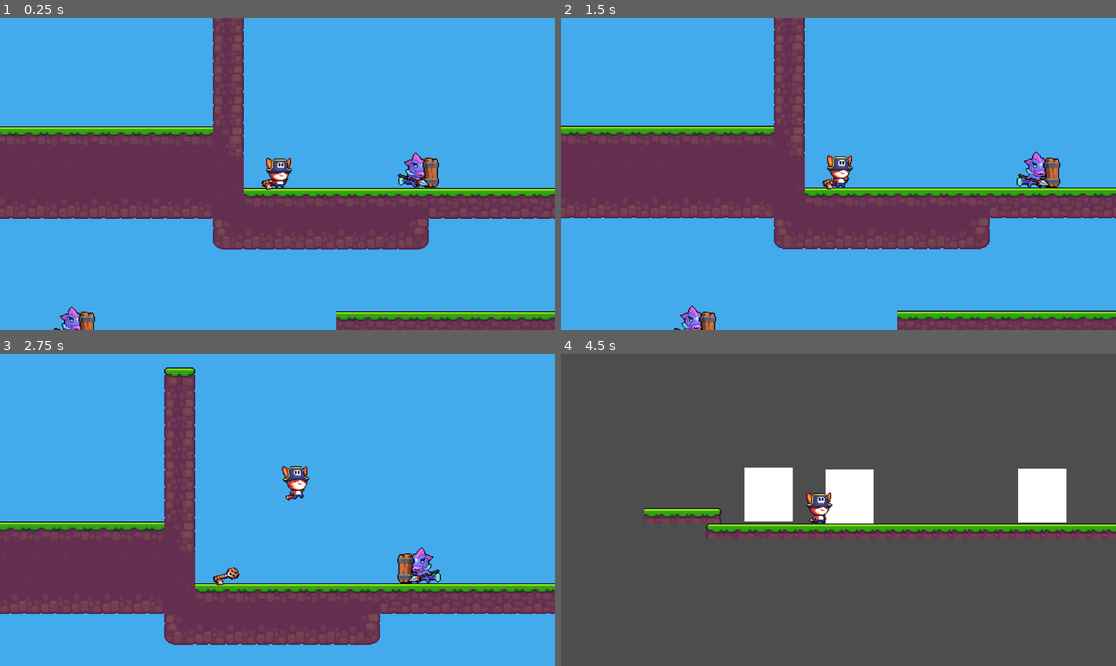
Above: before the commit, frames 1-4 (two rows, left to right).
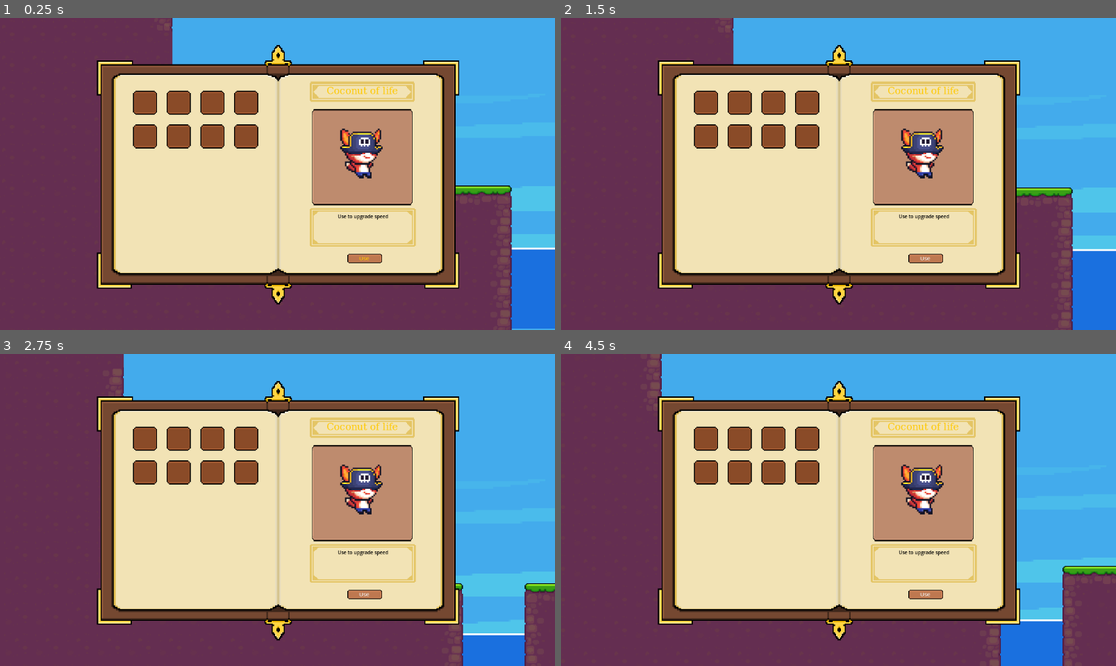
Above: after the commit, the same moments.

Repository: LieuNhuBaoHuy/game-platform
Game: Godot game, scene res://Scene/Maps/khanh.tscn
Two runs of this game, one before a commit and one after it. Both use one fixed random seed, a clock stepped at 60 frames per second and the inputs below. This scene is started directly instead of the project's main scene.
Inputs (mouse positions are in pixels of both pictures, inside the frame that each line leads up to):
- Up to frame 1 (0.25 s): no input
- Up to frame 2 (1.5 s): click (705, 102) at 0.52 s; click (927, 258) at 1.25 s, where only the run after the commit has a clickable "Use"
- Up to frame 3 (2.75 s): tap Enter (ui_accept) at 2 s; hold D (move_right) from 2.03 s (still down); tap Space (jump) at 2.1, 2.27, 2.57 s
- Up to frame 4 (4.5 s): tap X (CloseBag) at 2.85 s; tap Space (jump) at 3.02, 3.05, 3.32, 3.8 s; release D (move_right) at 3.53 s; hold A (move_left) 3.53-4.28 s; hold O (OpenBag) 3.53-4.28 s; hold D (move_right) from 4.28 s (still down); tap J (interact) at 4.35 s

The runs differ from the first frame. In frame 1, 77% of the frame differs, in the area x 0-100%, y 0-100%; in frame 2, 77%; in frame 3, 71%; in frame 4, 100%.

Commit message:
thêm sfx và sound

Diff:
--- a/foxy_adventure/Scene/Maps/khanh.tscn
+++ b/foxy_adventure/Scene/Maps/khanh.tscn
@@ -1,6 +1,7 @@
-[gd_scene load_steps=14 format=4 uid="uid://qs83wwuuvevi"]
+[gd_scene load_steps=30 format=4 uid="uid://qs83wwuuvevi"]
 
 [ext_resource type="TileSet" uid="uid://c2m21y0kpjiid" path="res://Assets/island/tilteset.tres" id="1_cia1c"]
+[ext_resource type="Script" uid="uid://b60x00502l180" path="res://Scripts/Music/MusicScene.gd" id="1_n4u31"]
 [ext_resource type="PackedScene" uid="uid://omun3nby1qdl" path="res://Scene/Player/Player.tscn" id="2_n7bu6"]
 [ext_resource type="PackedScene" uid="uid://bg68t06uajlbx" path="res://Scene/Door.tscn" id="3_un01h"]
 [ext_resource type="Texture2D" uid="uid://dcrnqve71d36p" path="res://Assets/island/background/additional_sky.png" id="4_v10cp"]
@@ -12,11 +13,46 @@
 [ext_resource type="PackedScene" uid="uid://wgnfgc6xgdhs" path="res://Scene/Objects/Treasure.tscn" id="10_qs7g1"]
 [ext_resource type="PackedScene" uid="uid://bdqtqtsmjqjto" path="res://Scene/Enemy/Enemy.tscn" id="11_5yrhn"]
 [ext_resource type="PackedScene" uid="uid://bpgi87bus7grr" path="res://Scene/Objects/Key.tscn" id="12_1lkds"]
+[ext_resource type="PackedScene" uid="uid://hd35mbga866d" path="res://Scene/Sound/SFX.tscn" id="13_fsxuk"]
+[ext_resource type="PackedScene" uid="uid://dla01b042144" path="res://Scene/Sound/MusicManager.tscn" id="15_4m4jl"]
+[ext_resource type="PackedScene" uid="uid://c2muns85ie6fd" path="res://Scene/UI/InventoryPanel.tscn" id="16_kk54w"]
+[ext_resource type="Texture2D" uid="uid://b1kigincwb48u" path="res://Assets/Inventory/Book_2.png" id="17_ijrmf"]
+[ext_resource type="PackedScene" uid="uid://cjc83s4kc5au0" path="res://Scene/UI/InventorySlot.tscn" id="18_gcx04"]
+[ext_resource type="Texture2D" uid="uid://dewm8koev7sdq" path="res://Assets/Inventory/Frame1.png" id="19_kwhrt"]
+[ext_resource type="Texture2D" uid="uid://cw114pju0kuli" path="res://Assets/Inventory/Frame2.png" id="20_3b3b4"]
+[ext_resource type="Texture2D" uid="uid://6gko14qsmmw4" path="res://Assets/fox_hat/fox_fall_1.png" id="21_uxjv8"]
+[ext_resource type="Texture2D" uid="uid://drhnrad6nwhjs" path="res://Assets/Inventory/Frame3.png" id="22_6vnco"]
+[ext_resource type="Texture2D" uid="uid://c0kdjp8vyj6du" path="res://Assets/Inventory/Button1.png" id="23_74u7n"]
 
 [sub_resource type="RectangleShape2D" id="RectangleShape2D_61nh2"]
 size = Vector2(215, 92)
 
+[sub_resource type="FontFile" id="FontFile_ta3nl"]
+subpixel_positioning = 0
+msdf_pixel_range = 14
+msdf_size = 128
+cache/0/16/0/ascent = 0.0
+cache/0/16/0/descent = 0.0
+cache/0/16/0/underline_position = 0.0
+cache/0/16/0/underline_thickness = 0.0
+cache/0/16/0/scale = 1.0
+cache/0/20/0/ascent = 0.0
+cache/0/20/0/descent = 0.0
+cache/0/20/0/underline_position = 0.0
+cache/0/20/0/underline_thickness = 0.0
+cache/0/20/0/scale = 1.0
+
+[sub_resource type="StyleBoxEmpty" id="StyleBoxEmpty_ls18l"]
+
+[sub_resource type="StyleBoxEmpty" id="StyleBoxEmpty_02223"]
+
+[sub_resource type="StyleBoxEmpty" id="StyleBoxEmpty_mkvmy"]
+
+[sub_resource type="StyleBoxEmpty" id="StyleBoxEmpty_rgcgx"]
+
 [node name="Khanh" type="Node2D"]
+script = ExtResource("1_n4u31")
+bg_music = "uid://0cu2yfdmugja"
 
 [node name="ParallaxBackground2" type="ParallaxBackground" parent="."]
 offset = Vector2(-500, 0)
@@ -42,6 +78,19 @@
 scale = Vector2(23.969, 5.596)
 texture = ExtResource("6_61nh2")
 
+[node name="ParallaxBackground4" type="ParallaxBackground" parent="."]
+offset = Vector2(400, -200)
+transform = Transform2D(1, 0, 0, 1, 400, -200)
+
+[node name="ParallaxLayer" type="ParallaxLayer" parent="ParallaxBackground4"]
+motion_scale = Vector2(0.001, 0.8)
+motion_mirroring = Vector2(767, 0)
+
+[node name="Sky" type="Sprite2D" parent="ParallaxBackground4/ParallaxLayer"]
+position = Vector2(417, -11)
+scale = Vector2(26.15, 20.53)
+texture = ExtResource("4_v10cp")
+
 [node name="ParallaxBackground3" type="ParallaxBackground" parent="."]
 offset = Vector2(0, -200)
 transform = Transform2D(1, 0, 0, 1, 0, -200)
@@ -61,18 +110,29 @@
 texture = ExtResource("5_niiwe")
 centered = false
 
-[node name="ParallaxBackground4" type="ParallaxBackground" parent="."]
-offset = Vector2(400, -200)
-transform = Transform2D(1, 0, 0, 1, 400, -200)
-
-[node name="ParallaxLayer" type="ParallaxLayer" parent="ParallaxBackground4"]
-motion_scale = Vector2(0.001, 0.8)
-motion_mirroring = Vector2(767, 0)
-
-[node name="Sky" type="Sprite2D" parent="ParallaxBackground4/ParallaxLayer"]
-position = Vector2(417, -11)
-scale = Vector2(26.15, 20.53)
-texture = ExtResource("4_v10cp")
+[node name="ParallaxBackground5" type="ParallaxBackground" parent="."]
+offset = Vector2(500, 0)
+transform = Transform2D(1, 0, 0, 1, 500, 0)
+
+[node name="ParallaxLayer" type="ParallaxLayer" parent="ParallaxBackground5"]
+motion_scale = Vector2(0.001, 0.8)
+motion_mirroring = Vector2(767, 0)
+
+[node name="Sky" type="Sprite2D" parent="ParallaxBackground5/ParallaxLayer"]
+position = Vector2(417, -11)
+scale = Vector2(26.15, 20.53)
+texture = ExtResource("4_v10cp")
+
+[node name="Sea" type="Sprite2D" parent="ParallaxBackground5/ParallaxLayer"]
+position = Vector2(0, 57)
+scale = Vector2(2, 2)
+texture = ExtResource("5_niiwe")
+centered = false
+
+[node name="Water" type="Sprite2D" parent="ParallaxBackground5/ParallaxLayer"]
+position = Vector2(384.5, 404.5)
+scale = Vector2(23.969, 5.596)
+texture = ExtResource("6_61nh2")
 
 [node name="ParallaxBackground" type="ParallaxBackground" parent="."]
 
@@ -96,30 +156,6 @@
 scale = Vector2(23.969, 5.596)
 texture = ExtResource("6_61nh2")
 
-[node name="ParallaxBackground5" type="ParallaxBackground" parent="."]
-offset = Vector2(500, 0)
-transform = Transform2D(1, 0, 0, 1, 500, 0)
-
-[node name="ParallaxLayer" type="ParallaxLayer" parent="ParallaxBackground5"]
-motion_scale = Vector2(0.001, 0.8)
-motion_mirroring = Vector2(767, 0)
-
-[node name="Sky" type="Sprite2D" parent="ParallaxBackground5/ParallaxLayer"]
-position = Vector2(417, -11)
-scale = Vector2(26.15, 20.53)
-texture = ExtResource("4_v10cp")
-
-[node name="Sea" type="Sprite2D" parent="ParallaxBackground5/ParallaxLayer"]
-position = Vector2(0, 57)
-scale = Vector2(2, 2)
-texture = ExtResource("5_niiwe")
-centered = false
-
-[node name="Water" type="Sprite2D" parent="ParallaxBackground5/ParallaxLayer"]
-position = Vector2(384.5, 404.5)
-scale = Vector2(23.969, 5.596)
-texture = ExtResource("6_61nh2")
-
 [node name="TileMapLayer" type="TileMapLayer" parent="."]
 position = Vector2(47, 2)
 tile_map_data = PackedByteArray("AAD///7/AAACAAEAAAD/////AAACAAEAAAD//wAAAAABAAEAAAD//wEAAAABAAEAAAD//wUAAAABAAEAAAD//w …(16816 unchanged characters)…
@@ -146,7 +182,7 @@
 shape = SubResource("RectangleShape2D_61nh2")
 
 [node name="Player" parent="." instance=ExtResource("2_n7bu6")]
-position = Vector2(589, -293)
+position = Vector2(343, 163)
 
 [node name="Door" parent="." instance=ExtResource("3_un01h")]
 position = Vector2(23, -30)
@@ -156,9 +192,11 @@
 
 [node name="Enemy" parent="." instance=ExtResource("11_5yrhn")]
 position = Vector2(357, -59)
+move_distance = 30.0
 
 [node name="Enemy2" parent="." instance=ExtResource("11_5yrhn")]
 position = Vector2(733, -188)
+move_distance = 200.0
 
 [node name="Enemy4" parent="." instance=ExtResource("11_5yrhn")]
 position = Vector2(634, -383)
@@ -189,3 +227,171 @@
 
 [node name="Key" parent="." instance=ExtResource("12_1lkds")]
 position = Vector2(400, -295)
+
+[node name="sfx" parent="." instance=ExtResource("13_fsxuk")]
+
+[node name="MusicManager" parent="." instance=ExtResource("15_4m4jl")]
+
+[node name="InventoryPanel" parent="." instance=ExtResource("16_kk54w")]
+
+[node name="UI_Panel2" type="Control" parent="InventoryPanel"]
+layout_mode = 3
+anchors_preset = 15
+anchor_right = 1.0
+anchor_bottom = 1.0
+grow_horizontal = 2
+grow_vertical = 2
+
+[node name="TextureRect" type="TextureRect" parent="InventoryPanel/UI_Panel2"]
+layout_mode = 1
+anchors_preset = 8
+anchor_left = 0.5
+anchor_top = 0.5
+anchor_right = 0.5
+anchor_bottom = 0.5
+offset_left = -400.0
+offset_top = -300.0
+offset_right = 400.0
+offset_bottom = 300.0
+grow_horizontal = 2
+grow_vertical = 2
+texture = ExtResource("17_ijrmf")
+
+[node name="Control" parent="InventoryPanel/UI_Panel2/TextureRect" instance=ExtResource("18_gcx04")]
+layout_mode = 1
+offset_left = -284.0
+offset_top = -157.0
+offset_right = -284.0
+offset_bottom = -157.0
+
+[node name="Control2" parent="InventoryPanel/UI_Panel2/TextureRect" instance=ExtResource("18_gcx04")]
+layout_mode = 1
+offset_left = -214.0
+offset_top = -157.0
+offset_right = -214.0
+offset_bottom = -157.0
+
+[node name="Control3" parent="InventoryPanel/UI_Panel2/TextureRect" instance=ExtResource("18_gcx04")]
+layout_mode = 1
+offset_left = -144.0
+offset_top = -157.0
+offset_right = -144.0
+offset_bottom = -157.0
+
+[node name="Control4" parent="InventoryPanel/UI_Panel2/TextureRect" instance=ExtResource("18_gcx04")]
+layout_mode = 1
+offset_left = -74.0
+offset_top = -157.0
+offset_right = -74.0
+offset_bottom = -157.0
+
+[node name="Control5" parent="InventoryPanel/UI_Panel2/TextureRect" instance=ExtResource("18_gcx04")]
+layout_mode = 1
+offset_left = -74.0
+offset_top = -87.0
+offset_right = -74.0
+offset_bottom = -87.0
+
+[node name="Control6" parent="InventoryPanel/UI_Panel2/TextureRect" instance=ExtResource("18_gcx04")]
+layout_mode = 1
+offset_left = -144.0
+offset_top = -87.0
+offset_right = -144.0
+offset_bottom = -87.0
+
+[node name="Control7" parent="InventoryPanel/UI_Panel2/TextureRect" instance=ExtResource("18_gcx04")]
+layout_mode = 1
+offset_left = -214.0
+offset_top = -87.0
+offset_right = -214.0
+offset_bottom = -87.0
+
+[node name="Control8" parent="InventoryPanel/UI_Panel2/TextureRect" instance=ExtResource("18_gcx04")]
+layout_mode = 1
+offset_left = -284.0
+offset_top = -87.0
+offset_right = -284.0
+offset_bottom = -87.0
+
+[node name="FrameText" type="TextureRect" parent="InventoryPanel/UI_Panel2/TextureRect"]
+layout_mode = 0
+offset_left = 467.0
+offset_top = 95.0
+offset_right = 685.0
+offset_bottom = 166.0
+texture = ExtResource("19_kwhrt")
+
+[node name="NameObject" type="Label" parent="InventoryPanel/UI_Panel2/TextureRect/FrameText"]
+layout_mode = 0
+offset_left = 9.0
+offset_top = 20.0
+offset_right = 209.0
+offset_bottom = 48.0
+theme_override_colors/font_color = Color(1, 0.788235, 0.00392157, 1)
+theme_override_fonts/font = SubResource("FontFile_ta3nl")
+theme_override_font_sizes/font_size = 20
+text = "Coconut of life"
+horizontal_alignment = 1
+vertical_alignment = 1
+
+[node name="ObjectAvaFrame" type="TextureRect" parent="InventoryPanel/UI_Panel2/TextureRect"]
+layout_mode = 0
+offset_left = 472.0
+offset_top = 165.0
+offset_right = 680.0
+offset_bottom = 365.0
+texture = ExtResource("20_3b3b4")
+
+[node name="TextureRect" type="TextureRect" parent="InventoryPanel/UI_Panel2/TextureRect/ObjectAvaFrame"]
+layout_mode = 1
+anchors_preset = 15
+anchor_right = 1.0
+anchor_bottom = 1.0
+grow_horizontal = 2
+grow_vertical = 2
+texture = ExtResource("21_uxjv8")
+
+[node name="DescriptionFrame" type="TextureRect" parent="InventoryPanel/UI_Panel2/TextureRect"]
+layout_mode = 0
+offset_left = 467.0
+offset_top = 371.0
+offset_right = 687.0
+offset_bottom = 451.0
+texture = ExtResource("22_6vnco")
+
+[node name="Label" type="Label" parent="InventoryPanel/UI_Panel2/TextureRect/DescriptionFrame"]
+layout_mode = 1
+anchors_preset = 8
+anchor_left = 0.5
+anchor_top = 0.5
+anchor_right = 0.5
+anchor_bottom = 0.5
+offset_left = -89.0
+offset_top = -30.0
+offset_right = 91.0
+offset_bottom = 30.0
+grow_horizontal = 2
+grow_vertical = 2
+theme_override_colors/font_color = Color(0, 0, 0, 1)
+theme_override_font_sizes/font_size = 10
+text = "Use to upgrade speed"
+horizontal_alignment = 1
+
+[node name="UseButton" type="Button" parent="InventoryPanel/UI_Panel2/TextureRect"]
+layout_mode = 0
+offset_left = 545.0
+offset_top = 466.0
+offset_right = 593.0
+offset_bottom = 482.0
+scale = Vector2(1.5, 1.2)
+theme_override_colors/font_color = Color(1, 0.788235, 0.00392157, 1)
+theme_override_font_sizes/font_size = 8
+theme_override_styles/focus = SubResource("StyleBoxEmpty_ls18l")
+theme_override_styles/hover = SubResource("StyleBoxEmpty_02223")
+theme_override_styles/pressed = SubResource("StyleBoxEmpty_mkvmy")
+theme_override_styles/normal = SubResource("StyleBoxEmpty_rgcgx")
+text = "Use"
+icon = ExtResource("23_74u7n")
+icon_alignment = 1
+
+[editable path="InventoryPanel/UI_Panel2/TextureRect/Control"]
--- /dev/null
+++ b/foxy_adventure/Scene/Sound/MusicManager.tscn
@@ -0,0 +1,8 @@
+[gd_scene load_steps=2 format=3 uid="uid://dla01b042144"]
+
+[ext_resource type="Script" uid="uid://b7ogms3n1lnn3" path="res://Scripts/Music/music.gd" id="1_sd4ue"]
+
+[node name="MusicManager" type="Node2D"]
+script = ExtResource("1_sd4ue")
+
+[node name="AudioStreamPlayer" type="AudioStreamPlayer" parent="."]
--- /dev/null
+++ b/foxy_adventure/Scene/Sound/SFX.tscn
@@ -0,0 +1,6 @@
+[gd_scene load_steps=0 format=3 uid="uid://hd35mbga866d"]
+
+[ext_resource type="Script" uid="uid://c6msnl33kr46k" path="res://Scripts/Music/SFX.gd" id="1_1vkp0"]
+
+[node name="Node" type="Node" unique_id=253295282]
+script = ExtResource("1_1vkp0")
--- /dev/null
+++ b/foxy_adventure/Scripts/Music/MusicScene.gd
@@ -0,0 +1,6 @@
+extends Node2D
+
+@export_file("*.ogg") var bg_music : String
+
+func _ready():
+	MusicManager.play_music(bg_music)
--- a/foxy_adventure/Scripts/sfx/SFX.gd
+++ b/foxy_adventure/Scripts/Music/SFX.gd
@@ -1,4 +1,5 @@
 extends Node
+class_name SoundManager
 
 
 func play(path: String, volume_db: float = 0.0) -> void:
--- /dev/null
+++ b/foxy_adventure/Scripts/Music/music.gd
@@ -0,0 +1,15 @@
+extends Node
+@onready var player = $AudioStreamPlayer
+func play_music(path: String, volume_db := -10.0):
+	if player.stream != null:
+		if player.stream.resource_path == path:
+			return
+	var music = load(path)
+	if music == null:
+		print("Không load được nhạc")
+		return
+	player.stream = music
+	player.volume_db = volume_db
+	player.play()
+func stop_music():
+	player.stop()
--- a/foxy_adventure/Scripts/Resource/Items.gd
+++ b/foxy_adventure/Scripts/Resource/Items.gd
@@ -9,5 +9,6 @@
 
 func _on_body_entered(body):
 	if body.is_in_group(States.player):
+		sfx.play("res://Assets/audio/sfx/collect/coin.mp3", 2.0)
 		InventorySystem.AddInventory(item_data)
 		queue_free()
--- a/foxy_adventure/Scripts/player/player.gd
+++ b/foxy_adventure/Scripts/player/player.gd
@@ -46,6 +46,7 @@
 	if jump_count >= max_jumps:
 		return
 	super()
+	sfx.play("res://Assets/audio/sfx/player/jump.wav", 2.0)
 	jump_count += 1
 var death_velocity := Vector2.ZERO
 @onready var dead_state = $States/Dead
@@ -53,6 +54,7 @@
 	if is_dead:
 		return
 	print("Player Dead")
+	sfx.play("res://Assets/audio/sfx/player/die.wav", 0.5)
 	is_dead = true
 	velocity = Vector2.ZERO
 	fsm.change_state(dead_state)
--- a/foxy_adventure/Scripts/sfx/SFX.tscn
+++ /dev/null
@@ -1,6 +0,0 @@
-[gd_scene format=3 uid="uid://hd35mbga866d"]
-
-[ext_resource type="Script" uid="uid://c6msnl33kr46k" path="res://scripts/SFX.gd" id="1_1vkp0"]
-
-[node name="Node" type="Node" unique_id=253295282]
-script = ExtResource("1_1vkp0")
--- a/foxy_adventure/project.godot
+++ b/foxy_adventure/project.godot
@@ -21,6 +21,8 @@
 GameManager="*res://Scripts/GameManager.gd"
 EventSystem="*res://Scripts/Event/EventSystem.gd"
 InitializeScene="*res://Scene/MyMap/InitializeScene.tscn"
+sfx="*res://Scripts/Music/SFX.gd"
+MusicManager="*res://Scene/Sound/MusicManager.tscn"
 
 [editor_plugins]
 
Not shown, added: foxy_adventure/Assets/audio/music/boss_fight.ogg.import
Not shown, added: foxy_adventure/Assets/audio/music/music.ogg.import
Not shown, added: foxy_adventure/Assets/audio/sfx/collect/coin.mp3.import
Not shown, added: foxy_adventure/Assets/audio/sfx/player/attack.wav.import
Not shown, added: foxy_adventure/Assets/audio/sfx/player/die.wav.import
Not shown, added: foxy_adventure/Assets/audio/sfx/player/hurt.wav.import
Not shown, added: foxy_adventure/Assets/audio/sfx/player/jump.wav.import
Not shown, added: foxy_adventure/Assets/audio/sfx/ui/click.wav.import
Not shown, added: foxy_adventure/Scripts/Music/MusicScene.gd.uid
Renamed: foxy_adventure/Scripts/sfx/SFX.gd.uid -> foxy_adventure/Scripts/Music/SFX.gd.uid
Not shown, added: foxy_adventure/Scripts/Music/music.gd.uid
Not shown, added: foxy_adventure/Assets/audio/music/boss_fight.ogg
(and 7 more such lines)
